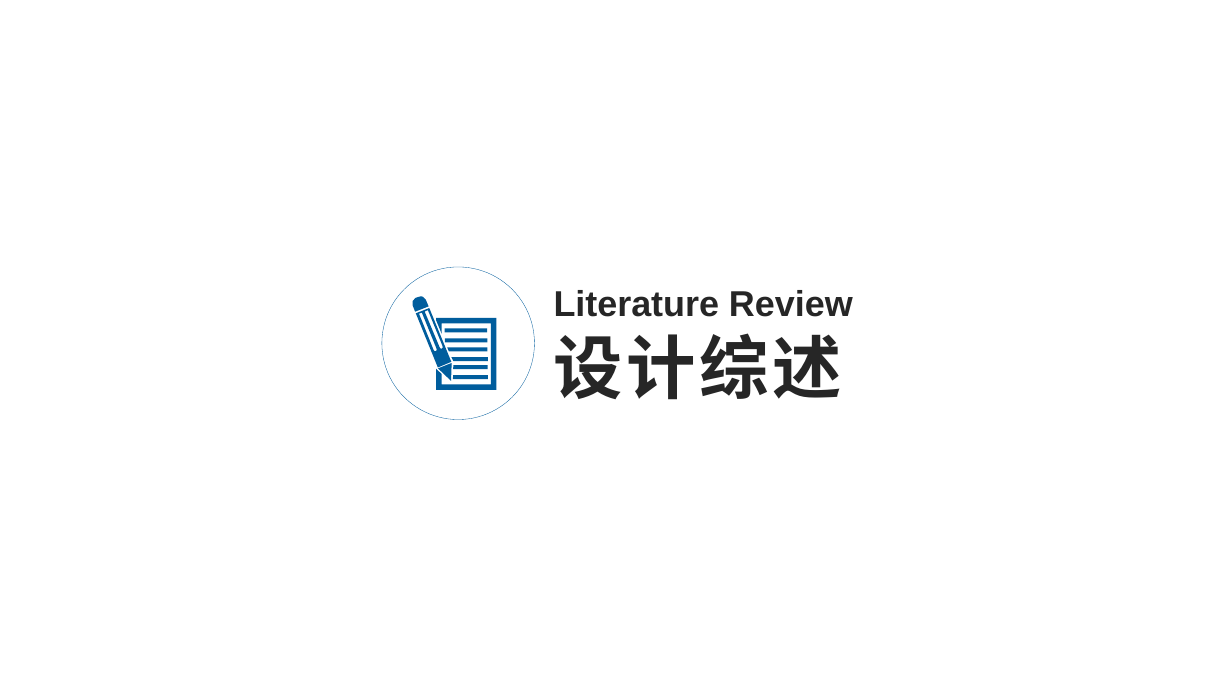
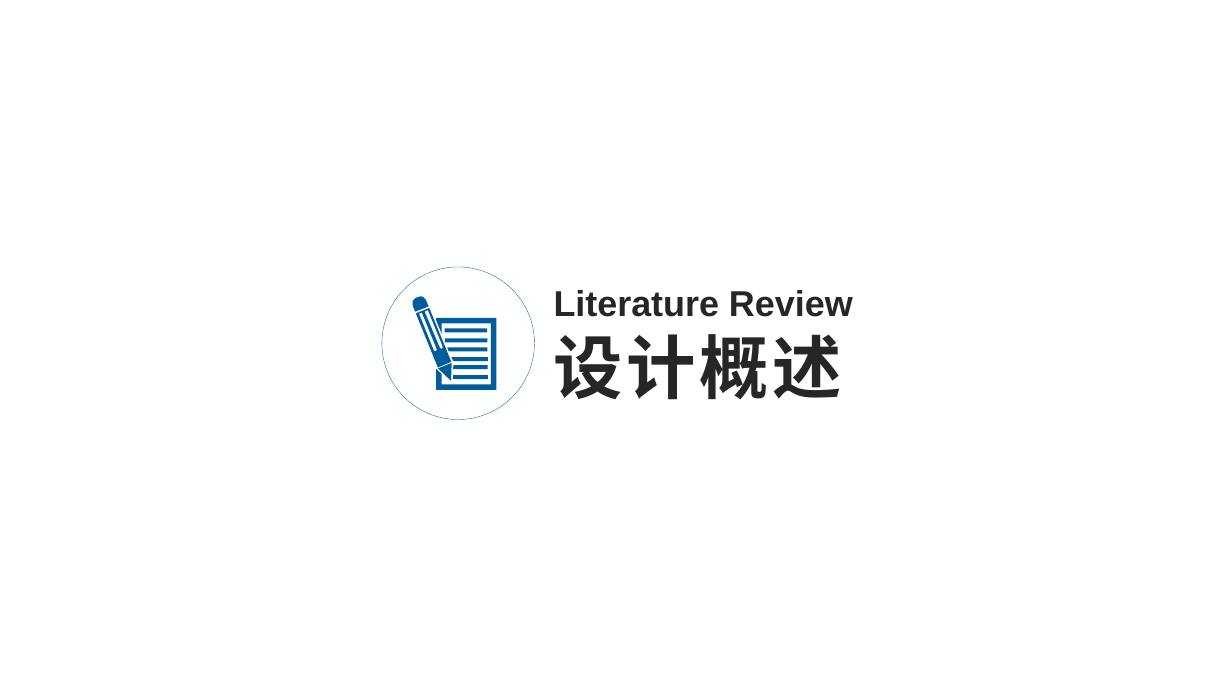
Before and after one commit to MrToy/GraduationProject, a slide deck: slide 6 of ppt.pptx (slide 8 before the commit). Drawn at 1232x693 pixels with LibreOffice and Linux fonts; fonts in the diff are those of the drawing; background and template pictures are left out. Boxes give left, top, right and bottom in pixels: in the first picture for what was removed or moved away, otherwise in the second. Text is boxed around its words. In the diff, an @@ line names an element or a change of style, - is before the commit and + after.

```diff
--- a/ppt.pptx
+++ b/ppt.pptx
@@ text at [553,334,842,400]: text changed @@
-设计综述
+设计概述
```
Also in this commit, not shown: 3 other slides changed, 4 slides removed, 3 other files.
